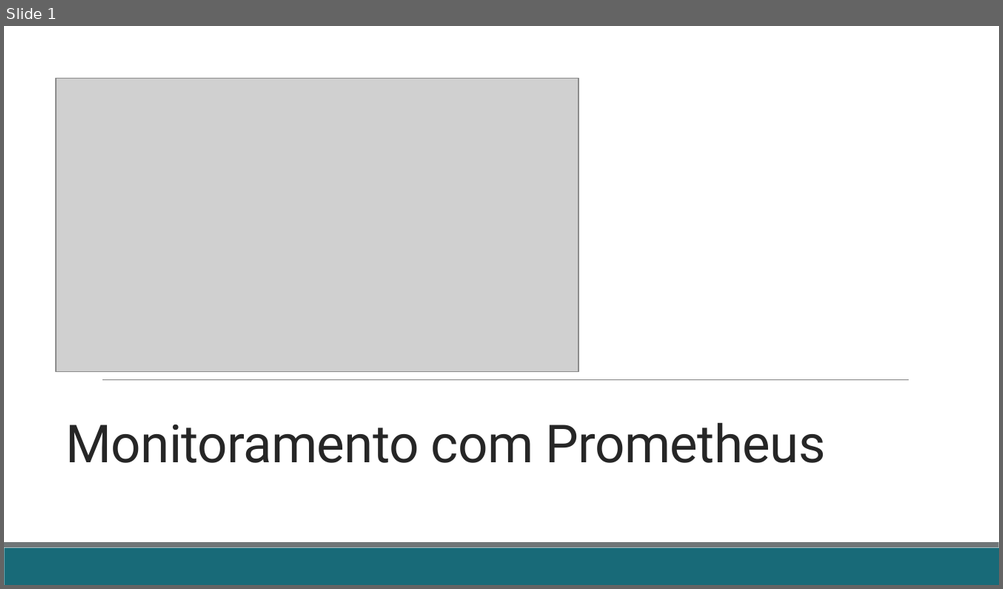
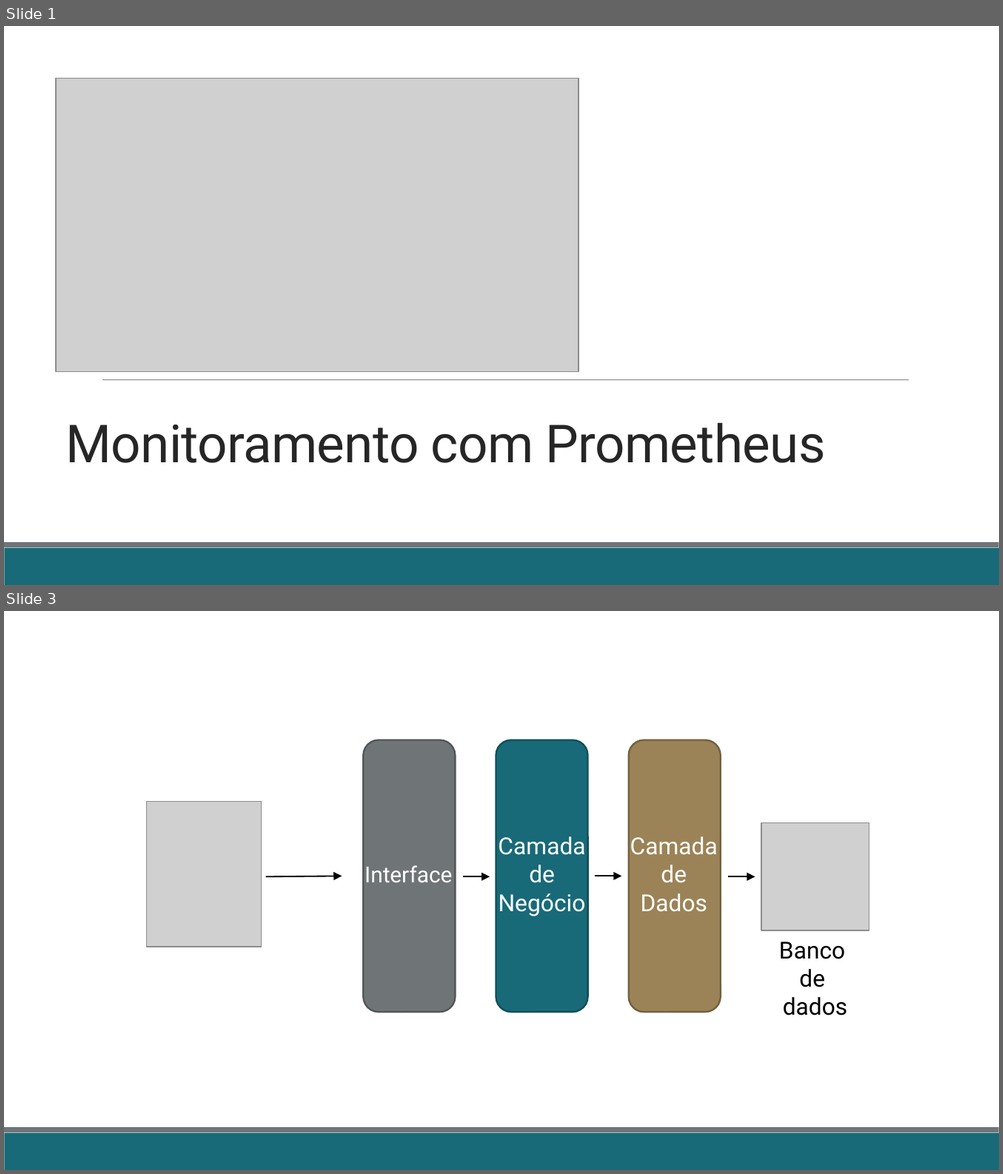
Before and after one commit to fabricioveronez/ApresentacaoPrometheus, a slide deck: docs/Prometheus.pptx. Shown one above the other, each under a label of ours: slide 1 before the commit, slides 1 and 3 after it; the slides between them are not shown. The pictures are 1003x589 and 1003x1174 pixels, drawn with LibreOffice and Linux fonts; fonts in the diff are those of the drawing; grey boxes stand for pictures. Boxes give left, top, right and bottom in pixels: in the first picture for what was removed or moved away, otherwise in the second. Text is boxed around its words. In the diff, an @@ line names an element or a change of style, - is before the commit and + after.

```diff
--- a/docs/Prometheus.pptx
+++ b/docs/Prometheus.pptx
@@ slide 3 added at bbox=[4, 611, 999, 1170], background #FFFFFF; not listed: 2 template elements that a slide beside it also shows @@
@@ rounded rectangle added at bbox=[363, 741, 455, 1013], fill #6F7577, outline #525758 1.25 pt @@
@@ rounded rectangle added at bbox=[495, 741, 587, 1013], fill #186A78, outline #124E59 1.25 pt @@
@@ rounded rectangle added at bbox=[629, 741, 720, 1013], fill #9B8357, outline #736140 1.25 pt @@
@@ picture added at bbox=[146, 802, 261, 947] @@
@@ picture added at bbox=[761, 823, 868, 930] @@
@@ text added at bbox=[498, 837, 586, 917], 17 pt, text #FFFFFF @@
+Camada
+de
+Negócio
@@ text added at bbox=[630, 837, 717, 912], 17 pt, text #FFFFFF @@
+Camada
+de
+Dados
@@ arrow added from (265, 877) to (342, 877), #000000 1 pt @@
@@ text added at bbox=[364, 866, 452, 883], 16 pt, text #FFFFFF @@
+Interface
@@ arrow added from (463, 877) to (489, 877), #000000 1 pt @@
@@ arrow added from (595, 877) to (622, 877), #000000 1 pt @@
@@ arrow added from (728, 877) to (755, 877), #000000 1 pt @@
@@ text added at bbox=[779, 942, 848, 1016], 17 pt, text #000000 @@
+Banco
+de
+dados
```
Also in this commit, not shown: 1 slide changed, 2 other files.
